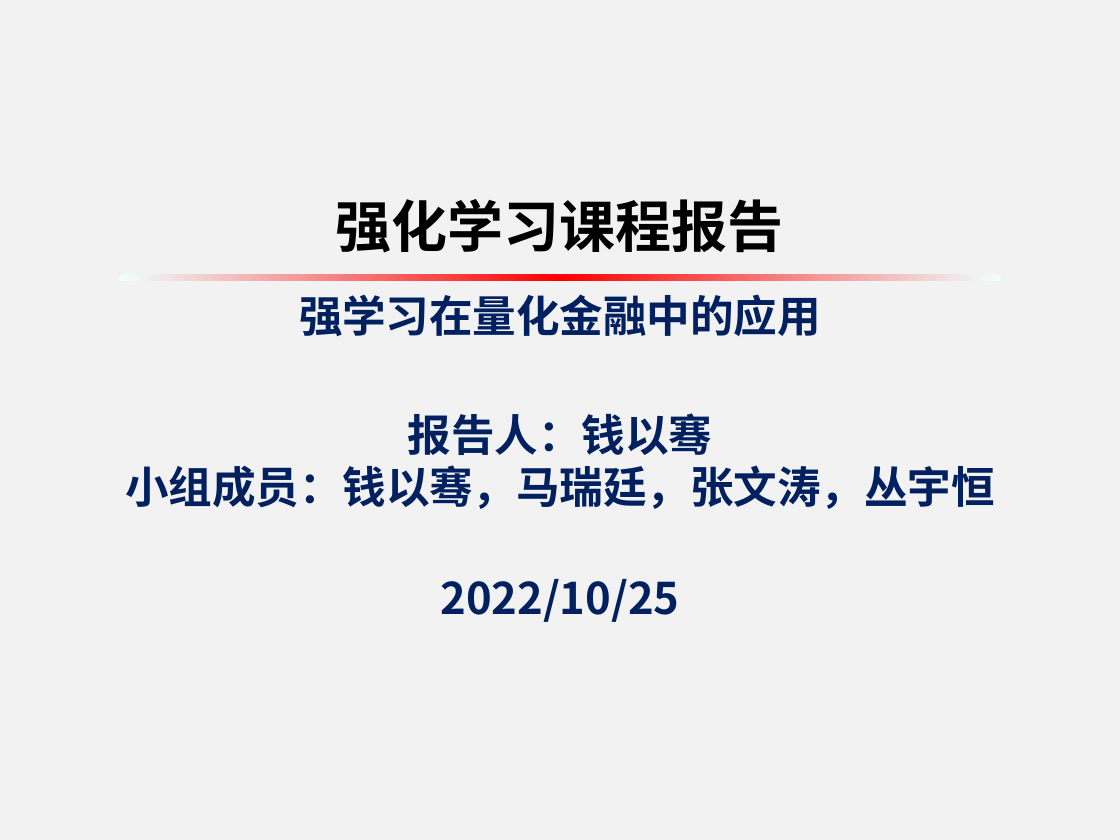
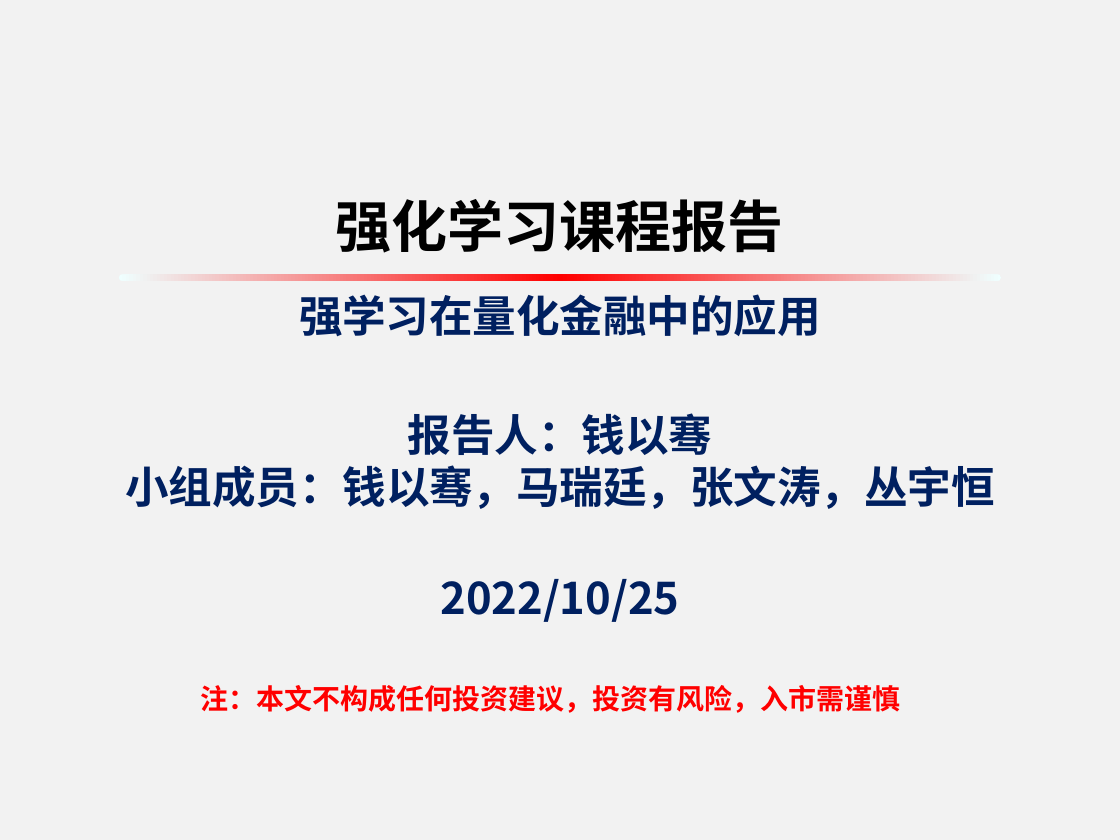
Before and after one commit to QYQSDTC/Reinforcement-Learning-in-Quantitative-Finance, a slide deck: slide 1 of 第43组_强化学习在量化金融中的应用.pptx. Drawn at 1120x840 pixels with LibreOffice and Linux fonts; fonts in the diff are those of the drawing; background and template pictures are left out. Boxes give left, top, right and bottom in pixels: in the first picture for what was removed or moved away, otherwise in the second. Text is boxed around its words. In the diff, an @@ line names an element or a change of style, - is before the commit and + after.

```diff
--- a/第43组_强化学习在量化金融中的应用.pptx
+++ b/第43组_强化学习在量化金融中的应用.pptx
@@ text added at (201,685,901,713), 18 pt, text #FF0000, bold @@
+注：本文不构成任何投资建议，投资有风险，入市需谨慎
```
Also in this commit, not shown: 3 other slides changed, 1 slide added, 3 other files.
